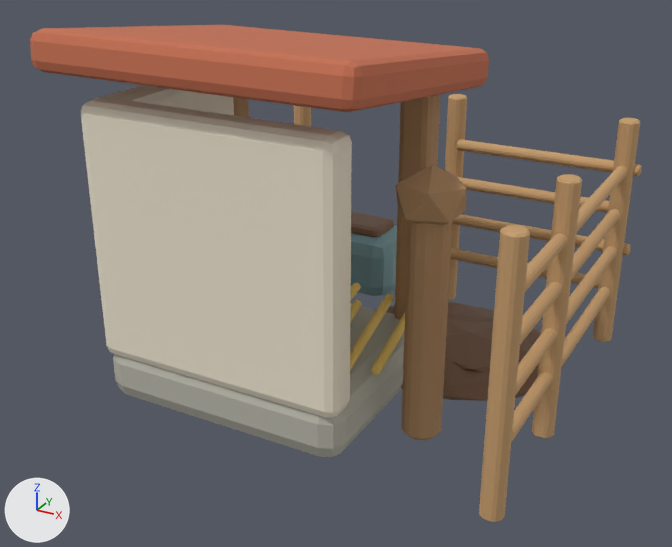
The glTF model apps/garden/public/assets/models/PigletPen.glb, before and after one commit.
Before and after are seen from a 50 mm lens placed at (0.943, -1.958, 1.208), pointed at (-0.066, -0.122, 0.29). Every picture has the same lights, and +X, +Y and +Z are marked at lower left. The older version comes first. Where no turn or scale is listed for an object, it has been applied to the vertices.

Names of what the first picture shows: 'PigletPen_Limewash', 'PigletPen_Mud', 'PigletPen_Roof', 'PigletPen_Stone', 'PigletPen_Straw', 'PigletPen_Trough', 'PigletPen_Wattle', 'PigletPen_Wood'.
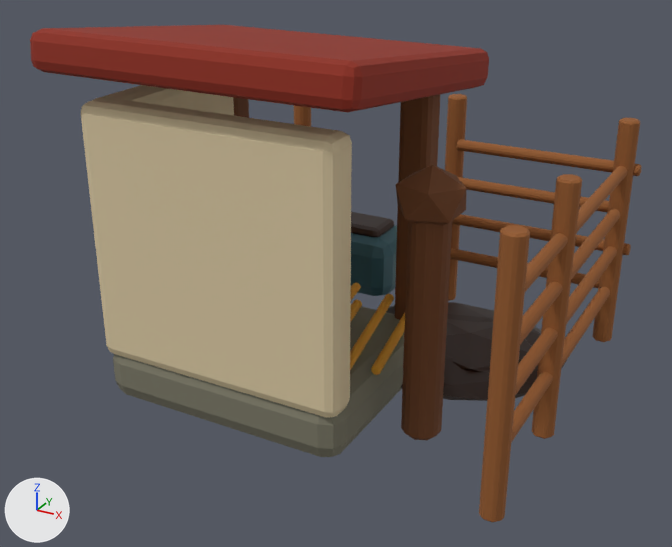
Where the change shows, as pixel boxes (x1, y1, x2, y2) in the pictures (672 x 547 px):
'PigletPen_Limewash', recoloured (pale yellow to beige)
    both: (81, 85, 352, 417)
'PigletPen_Wattle', recoloured (darker)
    both: (294, 94, 641, 522)
'PigletPen_Roof', recoloured (orange to red)
    both: (30, 25, 489, 113)
'PigletPen_Wood', recoloured (darker)
    both: (233, 95, 466, 440)
'PigletPen_Stone', recoloured (darker)
    both: (113, 306, 404, 457)
'PigletPen_Mud', recoloured
    both: (351, 212, 567, 401)
'PigletPen_Trough', recoloured (cyan to dark cyan)
    both: (351, 225, 397, 296)

The change in detail:
Material 'Material.PigletPen.Stone' (mat_material_pigletpen_stone) changes colour from grey #b8b6aa to dark yellow #7a7866; in linear values from (0.48, 0.47, 0.4) to (0.196, 0.187, 0.133).
Material 'Material.PigletPen.Limewash' (mat_material_pigletpen_limewash) changes colour from pale yellow #efe6d1 to beige #dbc9a3; in linear values from (0.86, 0.79, 0.64) to (0.711, 0.587, 0.367).
Material 'Material.PigletPen.Oak' (mat_material_pigletpen_oak) changes colour from brown #af8961 to brown #6e401f; in linear values from (0.43, 0.25, 0.12) to (0.155, 0.0509, 0.0134).
Material 'Material.PigletPen.Roof' (mat_material_pigletpen_roof) changes colour from orange #c56f50 to red #8f2914; in linear values from (0.56, 0.16, 0.08) to (0.274, 0.022, 0.00719).
Material 'Material.PigletPen.Hazel' (mat_material_pigletpen_hazel) changes colour from brown #c8a06f to brown #945929; in linear values from (0.58, 0.35, 0.16) to (0.296, 0.1, 0.022).
Material 'Material.PigletPen.Mud' (mat_material_pigletpen_mud) changes colour from brown #7c5b42 to brown #331b0e; in linear values from (0.2, 0.105, 0.055) to (0.0331, 0.0108, 0.0044).
Material 'Material.PigletPen.Enamel' (mat_material_pigletpen_enamel) changes colour from cyan #81a8af to dark cyan #38636e; in linear values from (0.22, 0.39, 0.43) to (0.0397, 0.126, 0.155).
